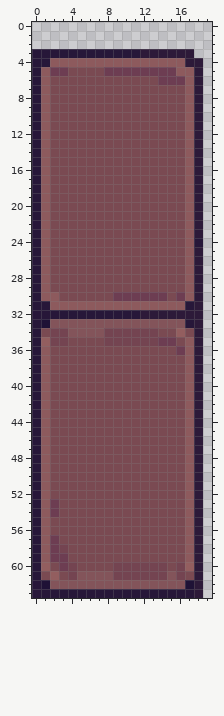
A pixel-art sprite gets an edit: Assets/Graphics/Environment/wall_corner_up_right.png. This is how it looked before the edit.
The file is 32x64 pixels. Colours within 5 levels of each other are drawn and written as one. Shown: x 0..19, y 0..63.
After:
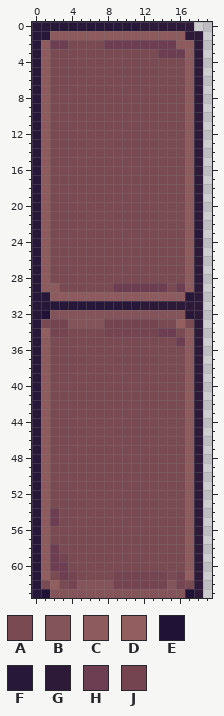
Palette (. is transparent): A #7a4a52  B #83545a  C #8d5a5d  D #935e5f  E #1f1236  F #271739  G #2d1a39  H #6d3d52  J #744451
Message: making all walls same height
Edits made:
y 0: x 0..17 .................. -> FFFFFFFFFFFFGGGGGG
y 1: x 0..18 ................... -> FFCCCCCCCCCCCCCCCGG
y 2: x 0..18 ................... -> FCHHAAAAHHHHHHHHCCG
y 3: x 1..18 FFFFFFFFFFFGGGGGG. -> CAAAAAAAAAAAAHHHCG
y 4: x 1..17 FCCCCCCCCCCCCCCCG -> CAAAAAAAAAAAAAAAC
y 5: x 2..3 HH -> AA; x 8..16 HHHHHHHHC -> AAAAAAAAA
y 6: x 14..16 HHH -> AAA
y 23: x 18 G -> F
y 24: x 18 F -> G
y 29: x 2 A -> C; x 9..14 AAAAAA -> HHHHHH; x 16 A -> H
y 30: x 1 C -> F; x 3..17 AAAAAAHHHHHHAHC -> CCCCCCCCCCCCCCF
y 31: x 2..17 CCCCCCCCCCCCCCCF -> FFFFFFFFFFGGGGGG
y 32: x 1..17 FFFFFFFFFFFGGGGGG -> EBBBBBBBBBBBBBBBF
y 33: x 1..3 EBB -> AJJ; x 8..17 BBBBBBBBBF -> JJJJJJAADA
y 34: x 1 A -> D; x 4..7 BBBB -> AAAA; x 14..17 AADA -> HHAC
y 35: x 1..3 DJJ -> CAA; x 8..16 JJJJJJHHA -> AAAAAAAAH
y 36: x 16 H -> A
y 53: x 2 H -> A
y 55: x 2 A -> H
y 57: x 2 H -> A
y 58: x 3 J -> A
y 59: x 3 H -> J
y 60: x 1..2 DA -> CH; x 4 J -> A; x 9..14 JJJJJJ -> AAAAAA; x 16..17 JD -> AC
y 61: x 1..3 ADA -> DAH; x 5..8 BBBB -> AAAA; x 15 B -> A; x 17 A -> D
y 62: x 1..4 EBBB -> ADAJ; x 9..14 BBBBBB -> JJJJJJ; x 16..17 BE -> JA
y 63: x 1..17 FFFFFFFFFFFFFFFFF -> EBBBBBBBBBBBBBBBE
Where, in picture pixels (left, top, right, bottom), the same in both pictures:
changed: (32, 22, 203, 85)
changed: (41, 229, 203, 355)
changed: (41, 499, 194, 598)
